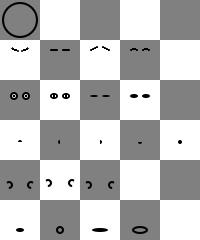
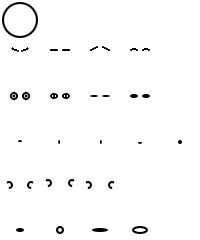
Layered file, before and after one edit (200 × 240). Changes by layer:
hid "grid" over <box>0,0,200,240</box>
